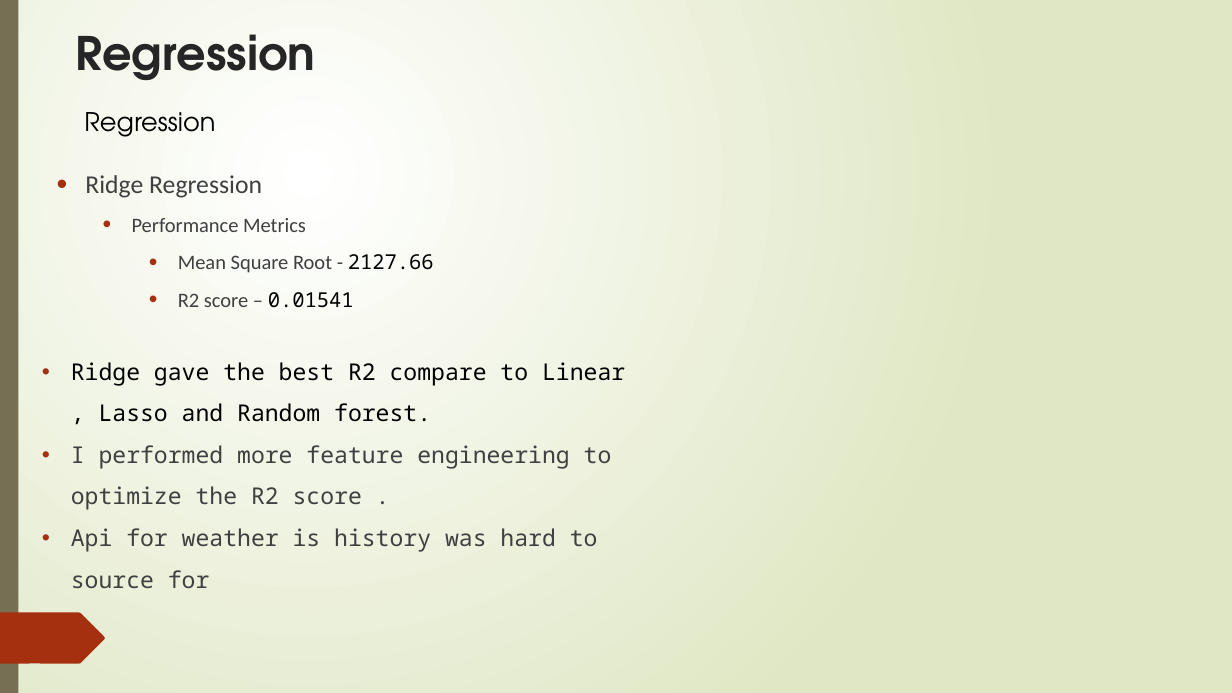
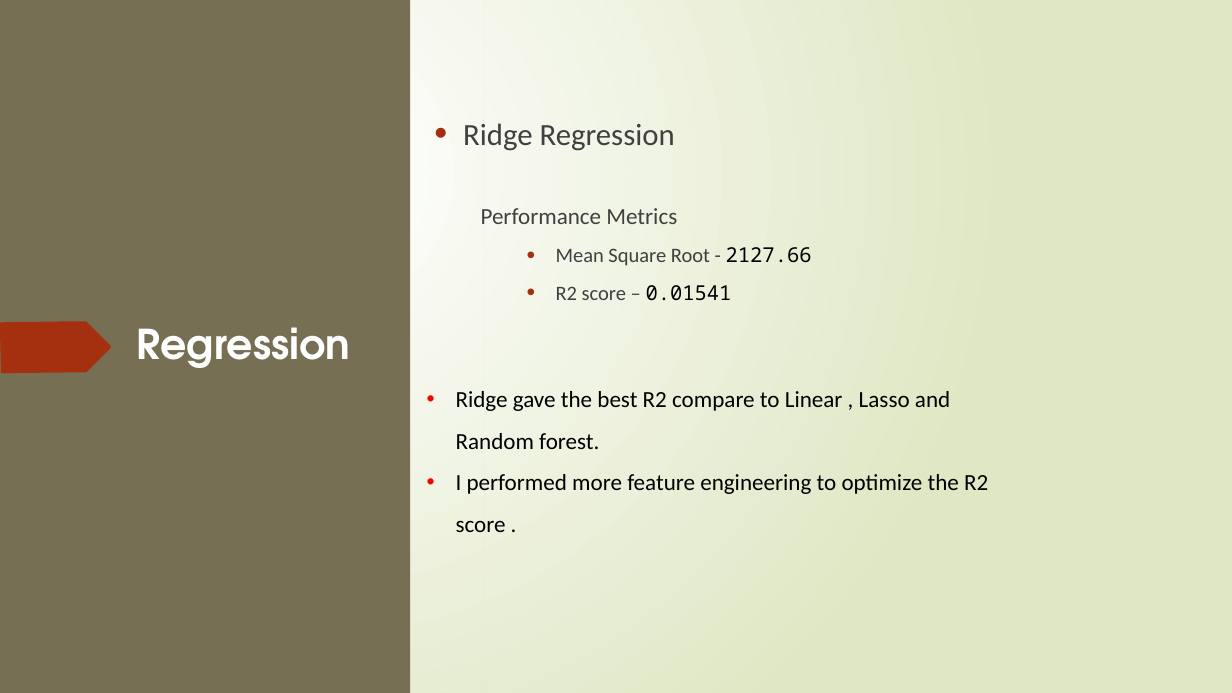
Before and after one commit to rwadisaputro/lhl_midterm_project, a slide deck: slide 11 of Project1-5.pptx. Drawn at 1232x693 pixels with LibreOffice and Linux fonts; fonts in the diff are those of the drawing. Boxes give left, top, right and bottom in pixels: in the first picture for what was removed or moved away, otherwise in the second. Text is boxed around its words. In the diff, an @@ line names an element or a change of style, - is before the commit and + after.

```diff
--- a/Project1-5.pptx
+++ b/Project1-5.pptx
@@ rectangle added at (x1=0, y1=0, x2=410, y2=693), fill #766F54 @@
@@ rectangle resized from (x1=0, y1=0, x2=1232, y2=693) to (x1=484, y1=0, x2=1232, y2=693) @@
@@ text "Ridge Regression" moved from (x1=85, y1=175, x2=434, y2=308) to (x1=463, y1=123, x2=812, y2=301) @@
@@ text "Ridge Regression" at (x1=463, y1=123, x2=812, y2=301): vertical alignment top to middle @@
@@ text removed at (x1=84, y1=112, x2=215, y2=137) @@
-Regression
@@ text at (x1=463, y1=123, x2=677, y2=224): size 20 to 24 pt in "Ridge Regression"; size 16 to 18 pt in "Performance Metrics"; bullet • to none @@
@@ freeform shape resized from (x1=0, y1=613, x2=105, y2=664) to (x1=0, y1=322, x2=111, y2=373) @@
@@ text "Regression" moved from (x1=75, y1=34, x2=315, y2=80) to (x1=137, y1=327, x2=350, y2=368) @@
@@ text "Regression" at (x1=137, y1=327, x2=350, y2=368): size 36 to 32 pt, text colour #262626 to #FFFFFF @@
@@ text "Ridge gave the best R2 ..." moved from (x1=71, y1=362, x2=625, y2=588) to (x1=456, y1=391, x2=988, y2=532) @@
@@ text "Ridge gave the best R2 ..." at (x1=456, y1=391, x2=988, y2=532): font Noto Sans Mono to Calibri; text colour #404040 to #000000 in "I performed more feature engineering to optimize ..."; bullet colour #A53010 to #FF0000 @@
@@ text at (x1=71, y1=528, x2=598, y2=588): paragraph removed @@
-• Api for weather is history was hard to source for
@@ group removed at (x1=10, y1=141, x2=288, y2=660): 5 freeform shapes @@
@@ group removed at (x1=10, y1=141, x2=288, y2=660): 5 freeform shapes @@
@@ group removed at (x1=47, y1=130, x2=240, y2=667): 7 freeform shapes @@
```
Also in this commit, not shown: 7 other slides changed, 1 slide added.
